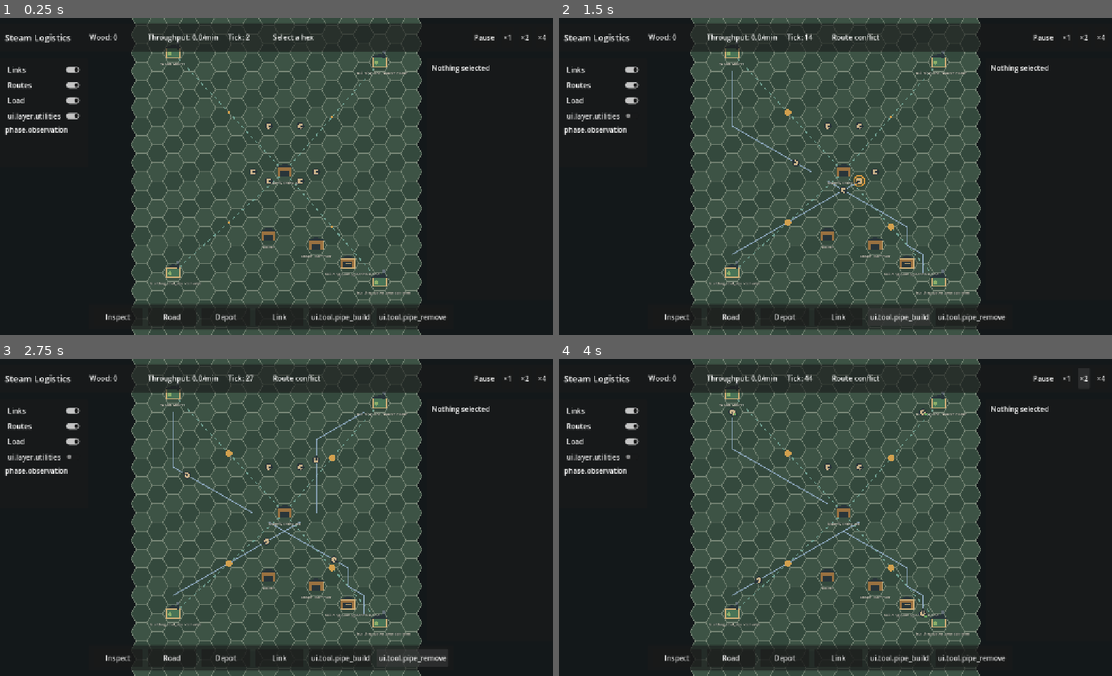
Above: before the commit, frames 1-4 (two rows, left to right).
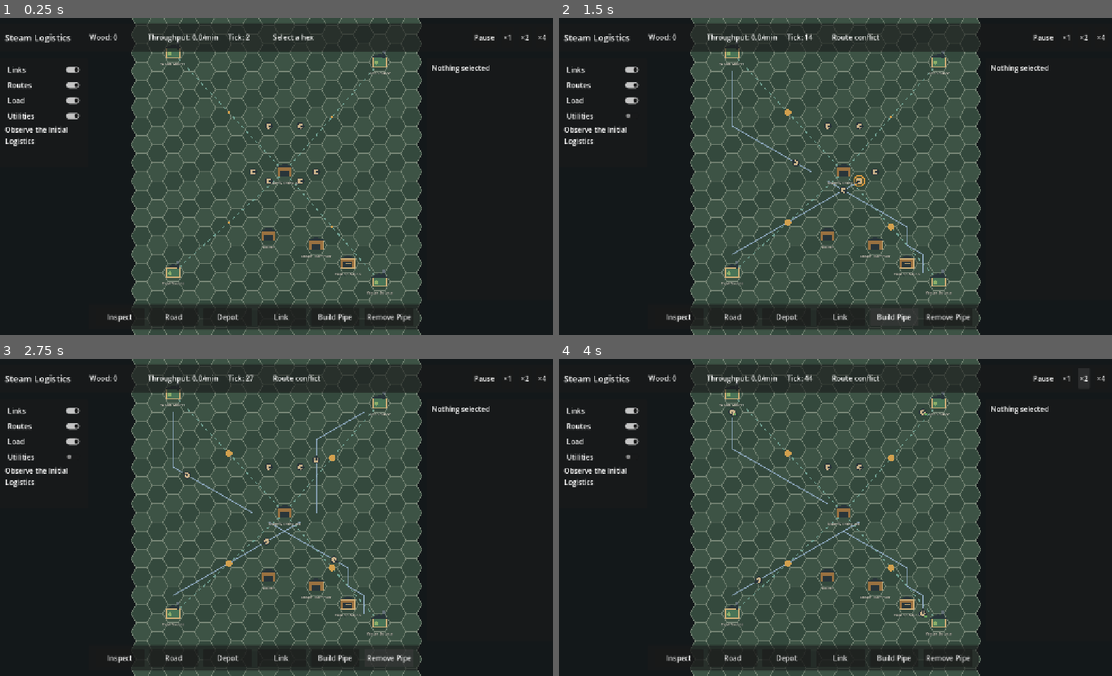
Above: after the commit, the same moments.

Repository: igolebe7-lab/steampunk
Game: Godot game, scene res://scenes/main.tscn
The game is run twice, just before and just after one commit, with the same random seed, the same clock (stepped at 60 frames per second) and the same inputs.
Inputs:
- Up to frame 1 (0.25 s): no input
- Up to frame 2 (1.5 s): click "ui.layer.utilities" (after the commit: "Utilities") at 0.5 s; click "ui.tool.pipe_build" (after the commit: "Build Pipe") at 1.25 s
- Up to frame 3 (2.75 s): click "ui.tool.pipe_remove" (after the commit: "Remove Pipe") at 2 s
- Up to frame 4 (4 s): click "×1" at 2.75 s; click "×2" at 3.5 s

The runs differ from the first frame. In frame 1, 1.0% of the frame differs, in the area x 0-81%, y 17-98%; in frame 2, 1.0%; in frame 3, 1.0%; in frame 4, 1.0%.

Commit message:
feat: завершить локализованный финал сценария

Diff:
--- a/localization/game.csv
+++ b/localization/game.csv
@@ -110,3 +110,50 @@
 action.to_destination,Идёт к назначению,Moving to destination
 action.unloading,Разгружает,Unloading
 action.blocked,Заблокирован,Blocked
+building.iron_source.name,Источник железа,Iron Source
+building.coal_source.name,Источник угля,Coal Source
+building.water_source.name,Источник воды,Water Source
+building.pump_station.name,Насосная станция,Pump Station
+recipe.industrial_site.name,Подготовка промышленной площадки,Industrial Site Preparation
+recipe.industrial_site.description,Доставка материалов и подготовка основания,Deliver materials and prepare the foundation
+recipe.boiler_heat.name,Цикл прогрева котла,Boiler Heating Cycle
+recipe.boiler_heat.description,Сжигает уголь и воду для устойчивого прогрева,Consumes coal and water for stable heating
+recipe.first_hammer_strike.name,Первый удар молота,First Hammer Strike
+recipe.first_hammer_strike.description,Пробный удар полностью прогретого парового молота,Test strike of the fully heated steam hammer
+ui.layer.utilities,Инженерные сети,Utilities
+ui.tool.pipe_build,Провести трубу,Build Pipe
+ui.tool.pipe_remove,Разобрать трубу,Remove Pipe
+ui.status.tool.pipe_build,Выберите путь от насосной к котлу; нажмите кнопку повторно для строительства,Select a path from pump to boiler; press the button again to build
+ui.status.tool.pipe_remove,Выберите связный участок трубы; нажмите кнопку повторно для разбора,Select a connected pipe section; press the button again to remove
+ui.status.tool.pipe_preview,"Сегментов: {segments}; стоимость: {cost} железа","Segments: {segments}; cost: {cost} iron"
+phase.inactive,Сценарий не активен,Scenario inactive
+phase.observation,Наблюдение за исходной логистикой,Observe the Initial Logistics
+phase.site_preparation,Подготовка промышленной площадки,Prepare the Industrial Site
+phase.boiler_supply,Организация снабжения котла,Supply the Boiler
+phase.warming,Устойчивый прогрев котла,Heat the Boiler Steadily
+phase.first_strike,Подготовка первого удара,Prepare the First Strike
+phase.completed,Промышленный контур запущен,Industrial Loop Online
+production.status.locked,Заблокировано,Locked
+production.status.waiting_inputs,Ожидает ресурсы,Waiting for Inputs
+production.status.running,В работе,Running
+production.status.blocked,Заблокировано условием,Condition Blocked
+production.status.completed,Завершено,Completed
+ui.inspector.production.body,"Производство: {status}\nПрогресс: {progress}\nЖар: {heat}/5\nЦиклов: {cycles}\nПричина: {reason}","Production: {status}\nProgress: {progress}\nHeat: {heat}/5\nCycles: {cycles}\nReason: {reason}"
+ui.inspector.utility.body,"Водопровод [{q}, {r}]\nСреда: {commodity}\nКомпонент: {component}","Pipe [{q}, {r}]\nCommodity: {commodity}\nComponent: {component}"
+ui.result.title,Промышленный контур запущен,Industrial Loop Online
+ui.result.metrics,"Активное время: {active} тиков\nЗавершено доставок: {jobs}\nВода в бочках: {manual}\nВода по трубе: {pipe}\nУскорение трубы: ×{ratio}","Active time: {active} ticks\nCompleted deliveries: {jobs}\nBarrel water: {manual}\nPipe water: {pipe}\nPipe acceleration: ×{ratio}"
+ui.result.continue,Продолжить симуляцию,Continue Simulation
+reason.no_wood,Не хватает дерева,Not enough wood
+reason.no_iron,Не хватает железа,Not enough iron
+reason.no_coal,Не хватает угля,Not enough coal
+reason.no_water,Не хватает воды,Not enough water
+reason.boiler_not_hot,Котёл ещё не прогрет,Boiler is not hot enough
+command.empty_pipe_path,Не выбран путь трубы,No pipe path selected
+command.pipe_cell_occupied,Клетка трубы занята зданием,Pipe cell is occupied by a building
+command.pipe_segment_exists,На клетке уже есть труба,A pipe already occupies this cell
+command.invalid_pipe_origin,Труба должна начинаться у насосной,Pipe must start next to a pump
+command.invalid_pipe_destination,Труба должна заканчиваться у котла,Pipe must end next to a boiler
+command.insufficient_iron,Недостаточно железа,Not enough iron
+command.pipe_segment_missing,На выбранной клетке нет трубы,No pipe exists on the selected cell
+command.incompatible_utility_type,Несовместимый тип инженерной сети,Incompatible utility type
+command.invalid_pipe_path,Путь трубы должен быть непрерывным,Pipe path must be continuous
--- a/src/app/main.gd
+++ b/src/app/main.gd
@@ -15,6 +15,7 @@
 var _inspector_controller := InspectorController.new()
 var _selection_controller := SelectionController.new()
 var _tool_controller := ToolController.new()
+var _result_panel_controller := ResultPanelController.new()
 
 
 func _ready() -> void:
@@ -51,6 +52,12 @@
         &"status": status_label,
         &"phase": $UI/LeftPanel/Margin/Layers/Phase,
     }, logistics_world_view)
+    _result_panel_controller.configure(
+        $UI/ResultPanel,
+        $UI/ResultPanel/Margin/VBox/Title,
+        $UI/ResultPanel/Margin/VBox/Metrics,
+        $UI/ResultPanel/Margin/VBox/Continue
+    )
     _connect_ui()
     camera_controller.configure_bounds(grid_view.get_world_rect().grow(64.0))
     camera_controller.set_zoom_factor(0.75)
@@ -67,6 +74,10 @@
 
 func get_inspector_controller() -> InspectorController:
     return _inspector_controller
+
+
+func get_result_panel_controller() -> ResultPanelController:
+    return _result_panel_controller
 
 
 func get_diagnostics_view() -> DiagnosticsView:
@@ -137,6 +148,7 @@
     industrial_effects_view.capture_tick(state)
     _selection_controller.capture_tick(state)
     _hud_controller.refresh(state)
+    _result_panel_controller.refresh(state)
     if not _selection_controller.selected_kind.is_empty():
         _inspector_controller.show_selection(
             state,
--- /dev/null
+++ b/src/app/result_panel_controller.gd
@@ -0,0 +1,39 @@
+class_name ResultPanelController
+extends RefCounted
+
+var _panel: Control
+var _title: Label
+var _metrics: RichTextLabel
+var _continue: Button
+
+
+func configure(panel: Control, title: Label, metrics: RichTextLabel, continue_button: Button) -> void:
+    _panel = panel
+    _title = title
+    _metrics = metrics
+    _continue = continue_button
+    _panel.visible = false
+    _title.text = tr(&"ui.result.title")
+    _continue.text = tr(&"ui.result.continue")
+    _continue.pressed.connect(func() -> void: _panel.visible = false)
+
+
+func refresh(state: SimulationState) -> void:
+    if state == null or state.scenario_progress.phase != ScenarioProgressState.COMPLETED:
+        return
+    _title.text = tr(&"ui.result.title")
+    _metrics.text = build_text(state.scenario_progress.final_metrics)
+    _panel.visible = true
+
+
+func build_text(values: Dictionary) -> String:
+    var manual := values.get(&"manual_water", 0) as int
+    var pipe := values.get(&"pipe_water", 0) as int
+    var ratio := float(pipe) / float(maxi(manual, 1))
+    return tr(&"ui.result.metrics").format({
+        "active": values.get(&"active_ticks", 0),
+        "jobs": values.get(&"completed_jobs", 0),
+        "manual": manual,
+        "pipe": pipe,
+        "ratio": "%.1f" % ratio,
+    })
--- a/src/presentation/world/industrial_effects_view.gd
+++ b/src/presentation/world/industrial_effects_view.gd
@@ -4,23 +4,80 @@
 var _layout: HexLayout
 var _flash_position := Vector2.ZERO
 var _flash_ticks: int = 0
+var _streams: Dictionary = {}
+var _players: Dictionary = {}
 
 
 func configure(layout: HexLayout) -> void:
     _layout = layout
+    if _streams.is_empty():
+        _create_signals()
 
 
 func capture_tick(state: SimulationState) -> void:
     _flash_ticks = maxi(_flash_ticks - 1, 0)
     for event: SimulationEvent in state.events:
         if event.code == &"hammer_struck":
+            _play(&"hammer")
             var building := state.get_building(event.entity_id)
             if building != null and _layout != null:
                 _flash_position = _layout.coord_to_pixel(building.coord)
                 _flash_ticks = 8
+        elif event.code == &"pipe_built":
+            _play(&"pipe")
+        elif event.code == &"pipe_water_delivered":
+            _play(&"pump")
+        elif event.code == &"production_completed" and event.reason == &"boiler_heat":
+            _play(&"steam")
     queue_redraw()
 
 
 func _draw() -> void:
     if _flash_ticks > 0:
         draw_circle(_flash_position, 10.0 + _flash_ticks * 2.0, Color(1.0, 0.72, 0.25, 0.15 + _flash_ticks * 0.05))
+
+
+func get_signal_count() -> int:
+    return _streams.size()
+
+
+func get_signal_data_size(code: StringName) -> int:
+    var stream := _streams.get(code) as AudioStreamWAV
+    return 0 if stream == null else stream.data.size()
+
+
+func _create_signals() -> void:
+    for code: StringName in [&"pipe", &"pump", &"steam", &"hammer"]:
+        var stream := AudioStreamWAV.new()
+        stream.format = AudioStreamWAV.FORMAT_8_BITS
+        stream.mix_rate = 22050
+        stream.stereo = false
+        stream.data = _pcm(code, 2205)
+        _streams[code] = stream
+        var player := AudioStreamPlayer.new()
+        player.stream = stream
+        player.volume_db = -16.0
+        add_child(player)
+        _players[code] = player
+
+
+func _pcm(code: StringName, count: int) -> PackedByteArray:
+    var data := PackedByteArray()
+    data.resize(count)
+    for index in count:
+        var time := float(index) / 22050.0
+        var envelope := exp(-time * (28.0 if code in [&"pipe", &"hammer"] else 8.0))
+        var value := 0.0
+        match code:
+            &"pipe": value = sin(TAU * 920.0 * time) * envelope
+            &"pump": value = sin(TAU * 58.0 * time) * 0.65 + sin(TAU * 116.0 * time) * 0.2
+            &"steam": value = (float((index * 37 + 17) % 101) / 50.0 - 1.0) * envelope
+            &"hammer": value = (sin(TAU * 86.0 * time) + sin(TAU * 172.0 * time) * 0.45) * envelope
+        data[index] = clampi(roundi(value * 92.0) + 128, 0, 255)
+    return data
+
+
+func _play(code: StringName) -> void:
+    var player := _players.get(code) as AudioStreamPlayer
+    if player != null:
+        player.play()
--- a/src/simulation/systems/pipe_command_system.gd
+++ b/src/simulation/systems/pipe_command_system.gd
@@ -50,6 +50,9 @@
         assert(added, "сегменты проверены до мутации")
     state.consumed_totals[IRON] = (state.consumed_totals.get(IRON, 0) as int) + cost
     state.utility_network.topology_revision += 1
+    var event := SimulationEvent.new(&"pipe_built", command.target_tick)
+    event.metric_value = coords.size()
+    state.events.append(event)
     return CommandResult.success(command.id, {&"cost": cost, &"segment_count": coords.size()})
 
 
@@ -69,6 +72,9 @@
         var removed := state.utility_network.remove_segment(coord)
         assert(removed, "сегменты проверены до удаления")
     state.utility_network.topology_revision += 1
+    var event := SimulationEvent.new(&"pipe_removed", command.target_tick)
+    event.metric_value = coords.size()
+    state.events.append(event)
     return CommandResult.success(command.id, {&"segment_count": coords.size()})
 
 
--- a/tests/integration/test_stage5_ui.gd
+++ b/tests/integration/test_stage5_ui.gd
@@ -7,6 +7,7 @@
     tree.root.add_child(instance)
     _assert_stage5_nodes(instance)
     _assert_pipe_intent(instance)
+    _assert_result_and_effects(instance)
     instance.free()
     return finish()
 
@@ -42,3 +43,27 @@
     })
     assert_eq(code, &"accepted", "HUD проводит трубу через command runner")
     assert_eq(runner.state.utility_network.segments.size(), 5, "пять сегментов применены атомарно")
+
+
+func _assert_result_and_effects(instance: Node) -> void:
+    var effects := instance.get_node("World/IndustrialEffectsView")
+    assert_eq(effects.get_signal_count(), 4, "четыре процедурных звуковых сигнала созданы")
+    assert_true(effects.get_signal_data_size(&"hammer") > 0, "звук молота содержит PCM-данные")
+
+    var state: SimulationState = instance.get_runner().state
+    state.scenario_progress.phase = ScenarioProgressState.COMPLETED
+    state.scenario_progress.hammer_strikes = 1
+    state.scenario_progress.completed_tick = 1200
+    state.scenario_progress.final_metrics = {
+        &"active_ticks": 300,
+        &"manual_water": 2,
+        &"pipe_water": 12,
+        &"completed_jobs": 20,
+    }
+    instance.get_result_panel_controller().refresh(state)
+    var panel := instance.get_node("UI/ResultPanel") as Control
+    assert_true(panel.visible, "итоговая панель показывается после первого удара")
+    assert_true(
+        not (instance.get_node("UI/ResultPanel/Margin/VBox/Metrics") as RichTextLabel).text.contains("ui.result"),
+        "итоговая панель показывает переведённый текст"
+    )
--- a/tests/unit/test_localization.gd
+++ b/tests/unit/test_localization.gd
@@ -16,7 +16,10 @@
         &"ui.hud.wood", &"ui.hud.throughput", &"ui.hud.tick", &"ui.hud.pause",
         &"ui.hud.speed_1", &"ui.hud.speed_2", &"ui.hud.speed_4",
         &"ui.layer.links", &"ui.layer.routes", &"ui.layer.load",
+        &"ui.layer.utilities", &"phase.observation", &"phase.site_preparation",
+        &"phase.boiler_supply", &"phase.warming", &"phase.first_strike", &"phase.completed",
         &"ui.tool.inspect", &"ui.tool.road", &"ui.tool.depot", &"ui.tool.link",
+        &"ui.tool.pipe_build", &"ui.tool.pipe_remove", &"ui.result.title", &"ui.result.continue",
         &"ui.management.quota", &"ui.management.priority", &"ui.management.dispatch",
         &"ui.management.apply_link", &"ui.management.remove_link", &"ui.management.reset_link",
         &"ui.management.direct_main", &"ui.management.apply_direct",
@@ -25,6 +28,7 @@
         &"reason.no_destination", &"reason.destination_full", &"reason.source_full",
         &"reason.worker_shortage", &"reason.route_conflict", &"reason.relay_backlog",
         &"reason.no_path", &"command.accepted", &"command.insufficient_wood",
+        &"reason.no_coal", &"reason.no_water", &"reason.boiler_not_hot",
         &"command.unknown",
     ]
     var command_codes: Array[StringName] = [
@@ -38,6 +42,9 @@
         &"duplicate_link", &"link_cycle", &"incompatible_link", &"source_slots_exceeded",
         &"no_path", &"unknown_link", &"invalid_link_settings", &"link_quota_in_use",
         &"invalid_dispatch_source", &"unknown_main_warehouse",
+        &"empty_pipe_path", &"pipe_cell_occupied", &"pipe_segment_exists",
+        &"invalid_pipe_origin", &"invalid_pipe_destination", &"insufficient_iron",
+        &"pipe_segment_missing", &"incompatible_utility_type", &"invalid_pipe_path",
     ]
     for code: StringName in command_codes:
         required_keys.append(StringName("command.%s" % code))
Binary file changed: localization/game.en.translation
Binary file changed: localization/game.ru.translation
Not shown, added: src/app/result_panel_controller.gd.uid
